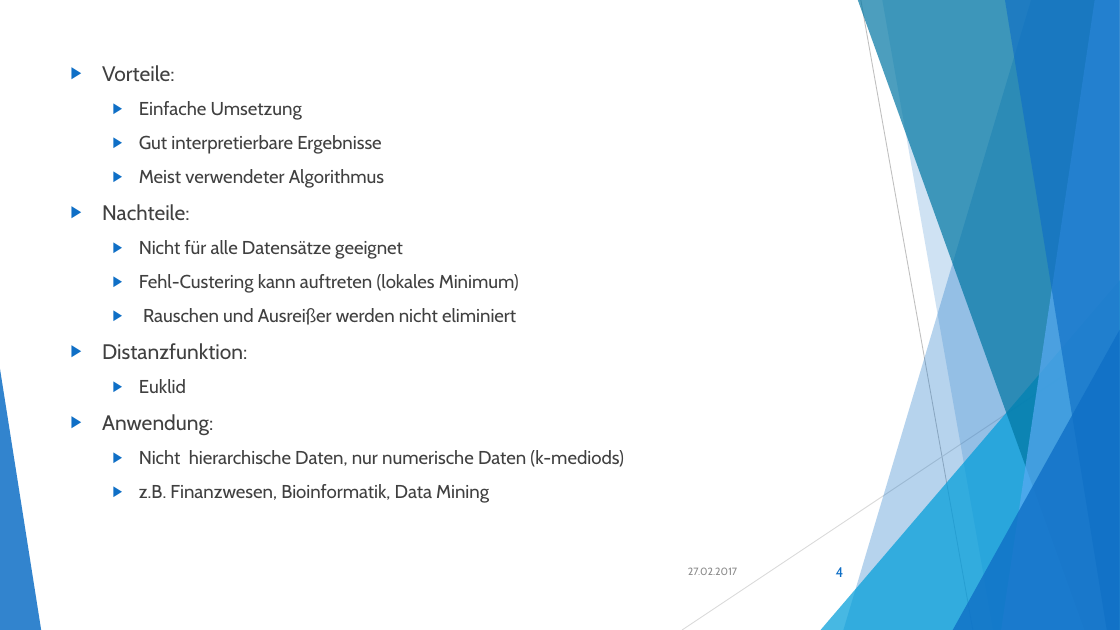
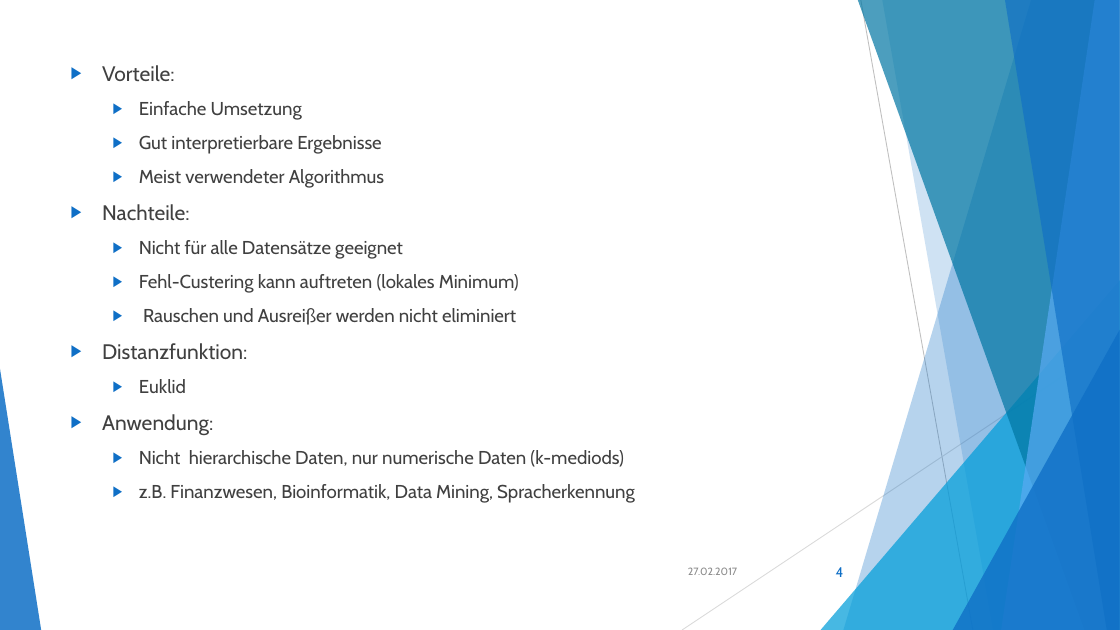
Before and after one commit to akio4800/fh, a slide deck: slide 4 of Klassifikation und Clustering3.pptx. Drawn at 1120x630 pixels with LibreOffice and Linux fonts; fonts in the diff are those of the drawing. Boxes give left, top, right and bottom in pixels: in the first picture for what was removed or moved away, otherwise in the second. Text is boxed around its words. In the diff, an @@ line names an element or a change of style, - is before the commit and + after.

```diff
--- a/Klassifikation und Clustering3.pptx
+++ b/Klassifikation und Clustering3.pptx
@@ text at [139,484,635,503]: text changed @@
-  ▶ z.B. Finanzwesen, Bioinformatik, Data Mining
+  ▶ z.B. Finanzwesen, Bioinformatik, Data Mining, Spracherkennung
```
Also in this commit, not shown: 3 other slides changed, 2 other files.
